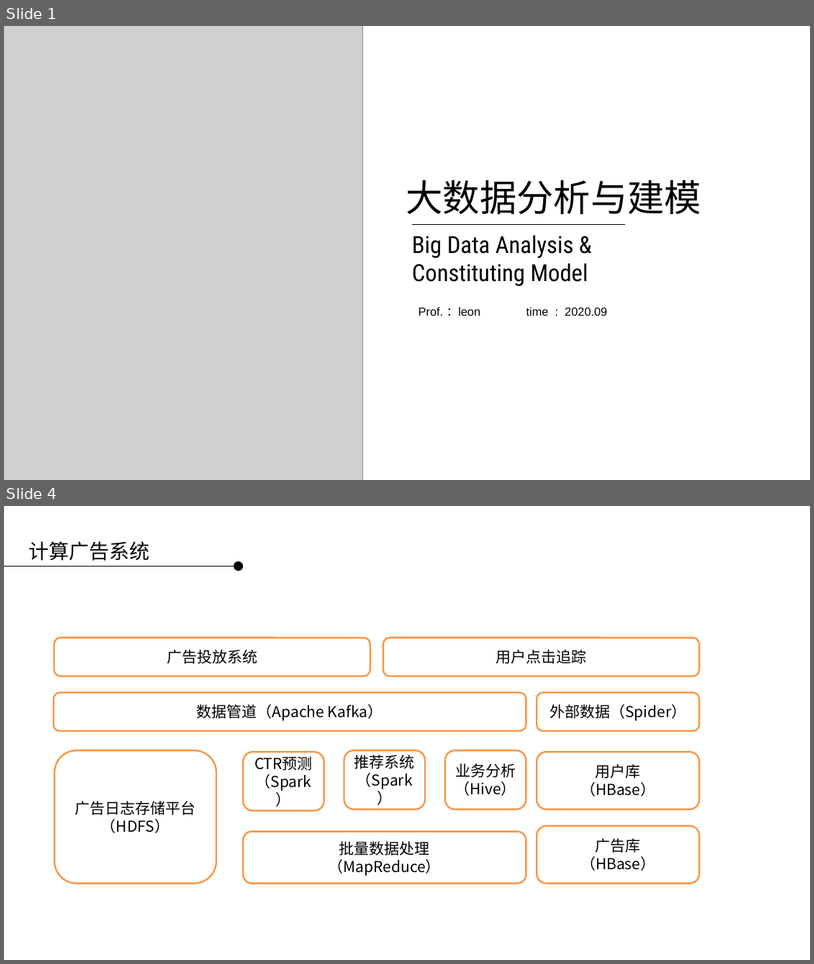
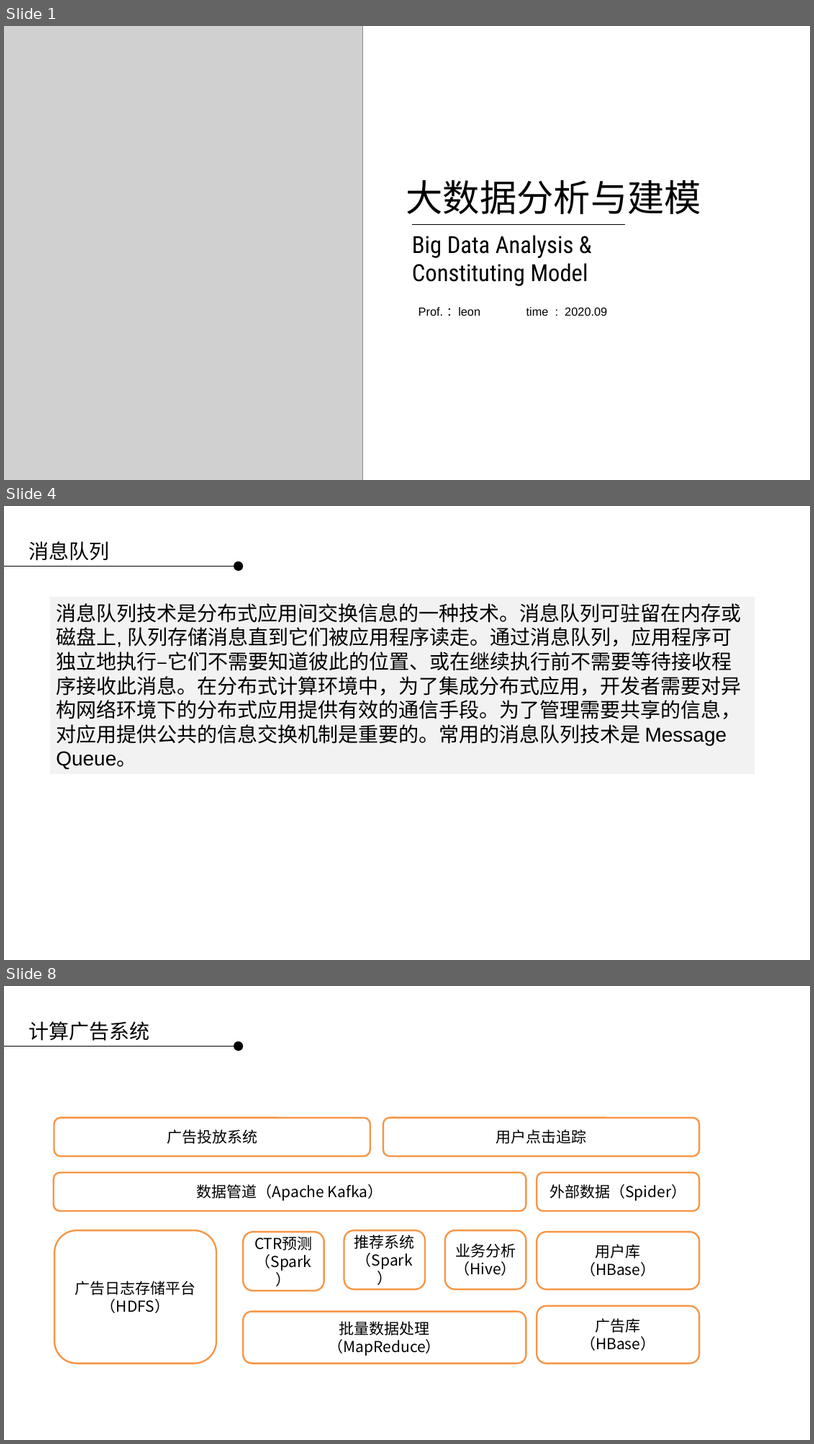
Before and after one commit to applepip/Big_Data, a slide deck: 数据采集系统/数据采集系统 第三讲.pptx. Shown one above the other, each under a label of ours: slides 1 and 4 before the commit, slides 1, 4 and 8 after it; the slides between them are not shown. The pictures are 814x964 and 814x1444 pixels, drawn with LibreOffice and Linux fonts; fonts in the diff are those of the drawing; grey boxes stand for pictures; background and template pictures are left out. Boxes give left, top, right and bottom in pixels: in the first picture for what was removed or moved away, otherwise in the second. Text is boxed around its words. In the diff, an @@ line names an element or a change of style, - is before the commit and + after.

```diff
--- a/数据采集系统/数据采集系统 第三讲.pptx
+++ b/数据采集系统/数据采集系统 第三讲.pptx
@@ slide 4 added at (4, 506, 810, 960), background picture (left out) @@
@@ text added at (28, 541, 109, 561), 24 pt, text #000000 @@
+消息队列
@@ line added from (4, 566) to (234, 566), #000000 0.75 pt @@
@@ ellipse added at (234, 561, 244, 572), fill #000000 @@
@@ rectangle added at (50, 597, 755, 774), fill #F2F2F2, 24 pt, text #000000 @@
+消息队列技术是分布式应用间交换信息的一种技术。消息队列可驻留在内存或磁盘上, 队列存储消息直到它们被应用程序读走。通过消息队列，应用程序可独立地执行–它们不需要知道彼此的位置、或在继续执行前不需要等待接收程序接收此消息。在分布式计算环境中，为了集成分布式应用，开发者需要对异构网络环境下的分布式应用提供有效的通信手段。为了管理需要共享的信息，对应用提供公共的信息交换机制是重要的。常用的消息队列技术是 Message Queue。
@@ what was slide 4 is now slide 8 @@
```
Also in this commit, not shown: 2 slides changed, 3 other slides added.
